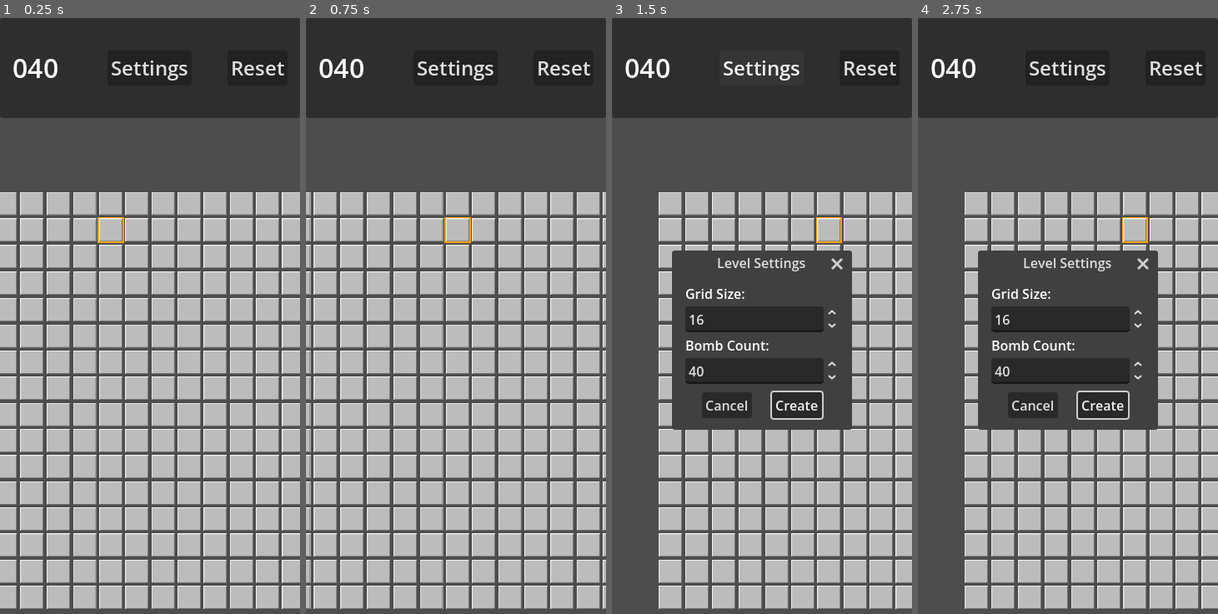
Above: before the commit, frames 1-4 (left to right).
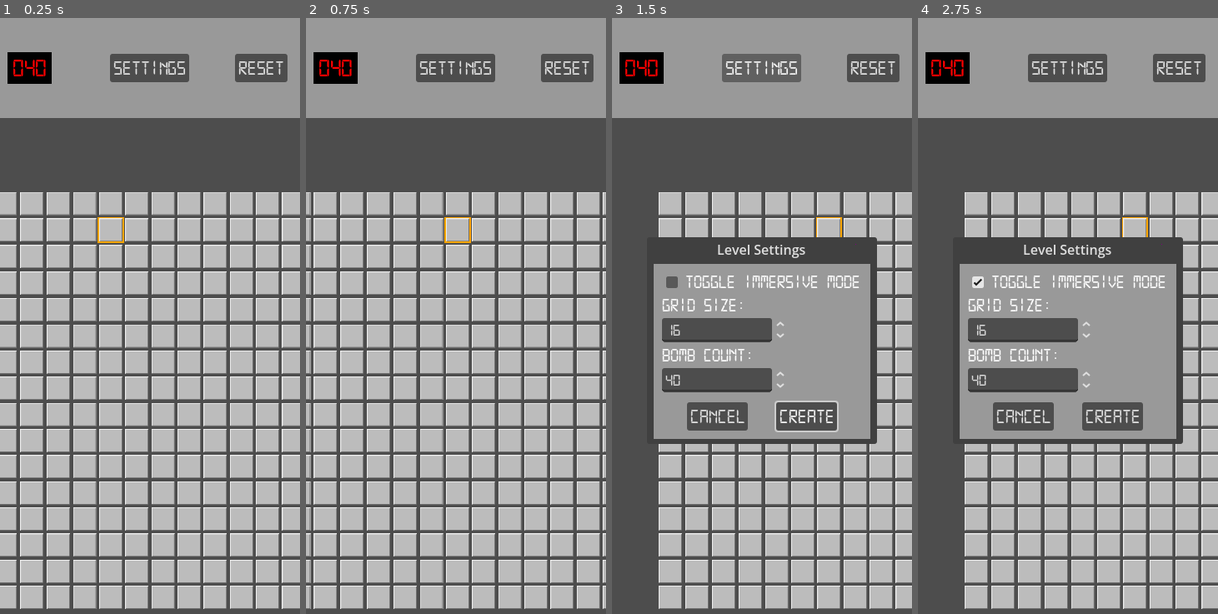
Above: after the commit, the same moments.

Repository: SasaSuppenknecht/MinesweeperApp
Game: Godot game, scene res://scenes/minesweeper.tscn
Two runs of this game, one before a commit and one after it. Both use one fixed random seed, a clock stepped at 60 frames per second and the inputs below.
Inputs (mouse positions are in pixels of both pictures, inside the frame that each line leads up to):
- Up to frame 1 (0.25 s): no input
- Up to frame 2 (0.75 s): tap Enter at 0.5 s; drag from (312, 202) to (486, 202) at 0.52 s
- Up to frame 3 (1.5 s): click "Settings" at 1.25 s
- Up to frame 4 (2.75 s): click (978, 280) at 2.02 s

The runs differ from the first frame. In frame 1, 17% of the frame differs, in the area x 0-100%, y 0-17%; in frame 2, 17%; in frame 3, 38%; in frame 4, 38%, in the area x 0-100%, y 0-72%.

Commit message:
Improved GUI visuals added toggle for immersive (fullscreen) mode

Diff:
--- /dev/null
+++ b/assets/bomb_count_stylebox.tres
@@ -0,0 +1,6 @@
+[gd_resource type="StyleBoxFlat" format=3 uid="uid://b2da56hkugg8k"]
+
+[resource]
+bg_color = Color(0.0040333285, 0.0040068314, 0.0030221057, 1)
+expand_margin_left = 6.0
+expand_margin_right = 6.0
--- a/field_atlas_texture.tres
+++ b/assets/field_atlas_texture.tres
@@ -1,6 +1,6 @@
 [gd_resource type="AtlasTexture" format=3 uid="uid://cd58xvytj2dm8"]
 
-[ext_resource type="Texture2D" uid="uid://d3aici5c30htq" path="res://field_atlas.png" id="1_wnv1p"]
+[ext_resource type="Texture2D" uid="uid://d3aici5c30htq" path="res://assets/field_atlas.png" id="1_wnv1p"]
 
 [resource]
 resource_local_to_scene = true
--- /dev/null
+++ b/assets/menu_theme.tres
@@ -0,0 +1,24 @@
+[gd_resource type="Theme" format=3 uid="uid://cvvmwt70o5ug1"]
+
+[ext_resource type="FontFile" uid="uid://vck6x7cyefxn" path="res://assets/digital-7-font/Digital7Mono-Yz9J4.ttf" id="1_tf8oi"]
+
+[sub_resource type="StyleBoxFlat" id="StyleBoxFlat_hqjoi"]
+border_width_left = 10
+border_width_top = 10
+border_width_right = 10
+border_width_bottom = 10
+border_color = Color(0.31719273, 0.26624534, 0.2560606, 1)
+expand_margin_left = 10.0
+expand_margin_top = 10.0
+expand_margin_right = 10.0
+expand_margin_bottom = 10.0
+
+[sub_resource type="StyleBoxFlat" id="StyleBoxFlat_tf8oi"]
+
+[resource]
+AcceptDialog/styles/panel = SubResource("StyleBoxFlat_hqjoi")
+Button/font_sizes/font_size = 24
+Control/fonts/font = ExtResource("1_tf8oi")
+Label/font_sizes/font_size = 22
+LineEdit/font_sizes/font_size = 20
+Panel/styles/panel = SubResource("StyleBoxFlat_tf8oi")
--- a/scenes/cell.tscn
+++ b/scenes/cell.tscn
@@ -1,7 +1,7 @@
 [gd_scene format=3 uid="uid://0beuu0odluio"]
 
 [ext_resource type="Script" uid="uid://bkrljxl7kh2on" path="res://scripts/cell.gd" id="1_upbjj"]
-[ext_resource type="Texture2D" uid="uid://cd58xvytj2dm8" path="res://field_atlas_texture.tres" id="2_0s7o3"]
+[ext_resource type="Texture2D" uid="uid://cd58xvytj2dm8" path="res://assets/field_atlas_texture.tres" id="2_0s7o3"]
 
 [node name="Cell" type="Control" unique_id=982062437]
 layout_mode = 3
--- a/scenes/minesweeper.tscn
+++ b/scenes/minesweeper.tscn
@@ -5,6 +5,14 @@
 [ext_resource type="Script" uid="uid://dy7sfphvgrjpu" path="res://scripts/camera_control.gd" id="1_xhb67"]
 [ext_resource type="Script" uid="uid://baw37j0j8ryyq" path="res://scripts/level_settings.gd" id="2_f7qek"]
 [ext_resource type="Script" uid="uid://bci7fv1akbxma" path="res://scripts/game_board.gd" id="2_xhb67"]
+[ext_resource type="Theme" uid="uid://cvvmwt70o5ug1" path="res://assets/menu_theme.tres" id="3_rm57e"]
+
+[sub_resource type="StyleBoxFlat" id="StyleBoxFlat_rm57e"]
+bg_color = Color(0, 0, 0, 1)
+expand_margin_left = 6.0
+expand_margin_top = 3.0
+expand_margin_right = 6.0
+expand_margin_bottom = 3.0
 
 [sub_resource type="GDScript" id="GDScript_f7qek"]
 script/source = "extends Button
@@ -24,44 +32,69 @@
 
 [node name="ResetConfirmation" type="ConfirmationDialog" parent="." unique_id=1716652435]
 oversampling_override = 1.0
+title = ""
 initial_position = 1
-size = Vector2i(268, 100)
+size = Vector2i(300, 115)
+unresizable = true
+theme = ExtResource("3_rm57e")
 ok_button_text = "Confirm"
-dialog_text = "Level will be reset. Are you sure?"
+dialog_text = "Level will be reset.
+Are you sure?"
 
 [node name="LevelSettings" type="ConfirmationDialog" parent="." unique_id=2054589235]
 oversampling_override = 1.0
 title = "Level Settings"
 initial_position = 1
-size = Vector2i(200, 177)
+size = Vector2i(260, 210)
+unresizable = true
+theme = ExtResource("3_rm57e")
 ok_button_text = "Create"
 script = ExtResource("2_f7qek")
 
-[node name="VBoxContainer" type="VBoxContainer" parent="LevelSettings" unique_id=1460173657]
-offset_left = 8.0
-offset_top = 8.0
-offset_right = 192.0
+[node name="Panel" type="Panel" parent="LevelSettings" unique_id=1548401615]
+offset_left = 10.0
+offset_top = 10.0
+offset_right = 250.0
+offset_bottom = 156.0
+
+[node name="VBoxContainer" type="VBoxContainer" parent="LevelSettings/Panel" unique_id=1460173657]
+layout_mode = 0
+offset_right = 184.0
 offset_bottom = 128.0
 
-[node name="Label" type="Label" parent="LevelSettings/VBoxContainer" unique_id=565519101]
+[node name="HBoxContainer" type="HBoxContainer" parent="LevelSettings/Panel/VBoxContainer" unique_id=175272320]
+layout_mode = 2
+
+[node name="CheckBox" type="CheckBox" parent="LevelSettings/Panel/VBoxContainer/HBoxContainer" unique_id=1636583937]
+layout_mode = 2
+
+[node name="Label" type="Label" parent="LevelSettings/Panel/VBoxContainer/HBoxContainer" unique_id=1270809459]
+layout_mode = 2
+text = "Toggle immersive Mode"
+
+[node name="Label" type="Label" parent="LevelSettings/Panel/VBoxContainer" unique_id=565519101]
 layout_mode = 2
 text = "Grid Size:"
 
-[node name="GridSize" type="SpinBox" parent="LevelSettings/VBoxContainer" unique_id=1166953558]
+[node name="GridSize" type="SpinBox" parent="LevelSettings/Panel/VBoxContainer" unique_id=1166953558]
 unique_name_in_owner = true
+custom_minimum_size = Vector2(150, 0)
 layout_mode = 2
+size_flags_horizontal = 0
 min_value = 3.0
 max_value = 50.0
 value = 3.0
 rounded = true
 
-[node name="Label2" type="Label" parent="LevelSettings/VBoxContainer" unique_id=996471323]
+[node name="Label2" type="Label" parent="LevelSettings/Panel/VBoxContainer" unique_id=996471323]
 layout_mode = 2
 text = "Bomb Count:"
 
-[node name="BombCount" type="SpinBox" parent="LevelSettings/VBoxContainer" unique_id=477383529]
+[node name="BombCount" type="SpinBox" parent="LevelSettings/Panel/VBoxContainer" unique_id=477383529]
 unique_name_in_owner = true
+custom_minimum_size = Vector2(150, 0)
 layout_mode = 2
+size_flags_horizontal = 0
 min_value = 1.0
 value = 1.0
 
@@ -70,6 +103,7 @@
 anchors_preset = -1
 anchor_right = 1.0
 anchor_bottom = 0.15
+theme = ExtResource("3_rm57e")
 
 [node name="MarginContainer" type="MarginContainer" parent="Panel" unique_id=1689478958]
 layout_mode = 1
@@ -90,7 +124,9 @@
 unique_name_in_owner = true
 layout_mode = 2
 size_flags_horizontal = 2
-theme_override_font_sizes/font_size = 32
+theme_override_colors/font_color = Color(1, 0, 0, 1)
+theme_override_font_sizes/font_size = 30
+theme_override_styles/normal = SubResource("StyleBoxFlat_rm57e")
 text = "000"
 script = ExtResource("1_p5s82")
 
@@ -98,14 +134,12 @@
 layout_mode = 2
 size_flags_horizontal = 6
 size_flags_vertical = 4
-theme_override_font_sizes/font_size = 24
 text = "Settings"
 
 [node name="Reset" type="Button" parent="Panel/MarginContainer/HBoxContainer" unique_id=420025478]
 layout_mode = 2
 size_flags_horizontal = 10
 size_flags_vertical = 4
-theme_override_font_sizes/font_size = 24
 text = "Reset"
 script = SubResource("GDScript_f7qek")
 
@@ -147,6 +181,7 @@
 [connection signal="about_to_popup" from="LevelSettings" to="LevelSettings" method="_on_about_to_popup"]
 [connection signal="canceled" from="LevelSettings" to="LevelSettings" method="_on_canceled"]
 [connection signal="confirmed" from="LevelSettings" to="LevelSettings" method="_on_confirmed"]
-[connection signal="value_changed" from="LevelSettings/VBoxContainer/GridSize" to="LevelSettings" method="_on_grid_size_value_changed"]
+[connection signal="toggled" from="LevelSettings/Panel/VBoxContainer/HBoxContainer/CheckBox" to="." method="_on_check_box_toggled"]
+[connection signal="value_changed" from="LevelSettings/Panel/VBoxContainer/GridSize" to="LevelSettings" method="_on_grid_size_value_changed"]
 [connection signal="pressed" from="Panel/MarginContainer/HBoxContainer/Settings" to="LevelSettings" method="_on_settings_pressed"]
 [connection signal="pressed" from="Panel/MarginContainer/HBoxContainer/Reset" to="ResetConfirmation" method="popup_centered"]
--- a/scripts/cell.gd
+++ b/scripts/cell.gd
@@ -14,14 +14,11 @@
 const BASE_NUMBER_OFFSET = 2
 const BOMB = 9
 
-const BOMB_LETTER = "B"
-const FLAG_LETTER = "F"
-
 var _has_flag: bool = false
 var _content: int = -1
 
 static var tap_start_position: Vector2
-static var start_cell : Cell = null
+static var start_cell: Cell = null
 
 
 func set_content(content: int):
@@ -35,7 +32,7 @@
 	if not is_revealed():
 		if self == start_cell:
 			remove_child(get_child(0))
-		EventBus.cell_revealed.emit(self)
+		EventBus.cell_revealed.emit(self )
 
 	if _content == BOMB:
 		state = Field.BOMB
--- a/scripts/level_settings.gd
+++ b/scripts/level_settings.gd
@@ -22,7 +22,7 @@
 
 
 func _on_grid_size_value_changed(value: float) -> void:
-	%BombCount.max_value = minf(0.42 * value * value, 1000)
+	%BombCount.max_value = minf(0.42 * value * value, 999)
 
 
 func _on_settings_pressed():
--- a/scripts/main.gd
+++ b/scripts/main.gd
@@ -3,6 +3,11 @@
 func _ready():
 	EventBus.game_won.connect(_on_game_won)
 	EventBus.game_over.connect(_on_game_over)
+
+	var placeholder := PlaceholderTexture2D.new()
+	$ResetConfirmation.add_theme_icon_override("close", placeholder)
+	#$ResetConfirmation.get_label().
+	$LevelSettings.add_theme_icon_override("close", placeholder)
 
 
 func _on_game_won():
@@ -30,4 +35,16 @@
 	dialog.confirmed.connect($%GameBoard.create_level)
 	add_child(dialog)
 	move_child(dialog, 0)
+	dialog.theme = load("res://assets/menu_theme.tres")
 	dialog.popup_centered(Vector2i(50, 50))
+
+
+func _on_check_box_toggled(toggled_on: bool) -> void:
+
+	var id = get_window().get_window_id()
+	print(toggled_on)
+	print(id)
+	if toggled_on:
+		get_window().mode = Window.MODE_FULLSCREEN
+	else:
+		get_window().mode = Window.MODE_WINDOWED
Binary file added: assets/digital-7-font/Digital7-rg1mL.ttf
Not shown, added: assets/digital-7-font/Digital7-rg1mL.ttf.import
Binary file added: assets/digital-7-font/Digital7Italic-BW658.ttf
Not shown, added: assets/digital-7-font/Digital7Italic-BW658.ttf.import
Binary file added: assets/digital-7-font/Digital7Mono-Yz9J4.ttf
Not shown, added: assets/digital-7-font/Digital7Mono-Yz9J4.ttf.import
Binary file added: assets/digital-7-font/Digital7Monoitalic-8MDLJ.ttf
Not shown, added: assets/digital-7-font/Digital7Monoitalic-8MDLJ.ttf.import
Not shown, added: assets/digital-7-font/info.txt
Not shown, added: assets/digital-7-font/misc/readme.txt
Renamed: field_atlas.png -> assets/field_atlas.png
Not shown, changed: assets/field_atlas.png.import
